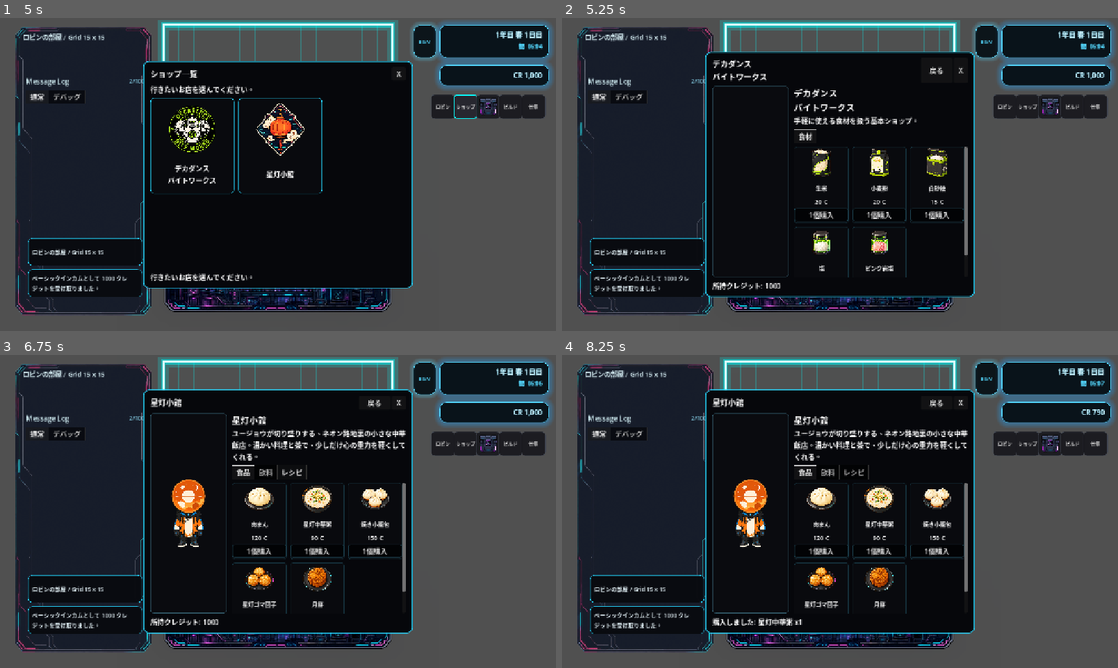
Above: before the commit, frames 1-4 (two rows, left to right).
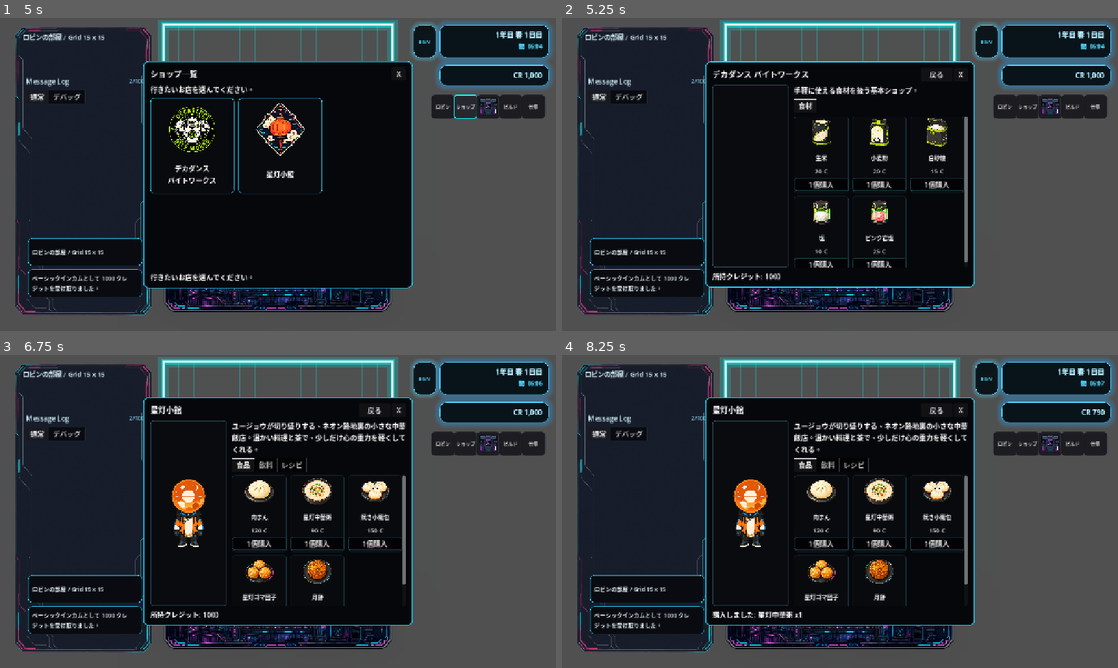
Above: after the commit, the same moments.

Repository: grimoire1089-coder/optimistic
Game: Godot game, scene res://Scenes/Boot/TitleScene.tscn
Two runs of this game, one before a commit and one after it. Both use one fixed random seed, a clock stepped at 60 frames per second and the inputs below. Sound files missing from this copy of the repository are replaced by a short silence.
Inputs (mouse positions are in pixels of both pictures, inside the frame that each line leads up to):
- Up to frame 1 (5 s): click "はじめる" at 0.5 s; click "BGM" at 1.25 s; click "OFF" at 2 s; click "ロビン" at 2.75 s; click "×" at 3.5 s; click "ショップ" at 4.25 s
- Up to frame 2 (5.25 s): click (756, 146) at 5.02 s
- Up to frame 3 (6.75 s): click "戻る" at 5.75 s; click (278, 483) at 6.52 s
- Up to frame 4 (8.25 s): click "1個購入" at 7.25 s; click "1個購入" at 8 s

Frame 1 is identical in both runs. In frame 2, 8.0% of the frame differs, in the area x 25-75%, y 10-90%; in frame 3, 9.0%; in frame 4, 9.1%.

Commit message:
Make shop detail title single line

Diff:
--- a/Scripts/UI/Shop/ShopMenuTwoLineCards.gd
+++ b/Scripts/UI/Shop/ShopMenuTwoLineCards.gd
@@ -50,3 +50,29 @@
 	card.add_child(name_label)
 
 	return button
+
+
+func _show_shop_detail(shop_index: int) -> void:
+	if shop_index < 0 or shop_index >= _shops.size():
+		_show_shop_list()
+		return
+
+	_selected_shop_index = shop_index
+	var shop := _shops[_selected_shop_index]
+	title_label.text = _single_line_shop_name(shop)
+	back_button.visible = true
+	shop_list_view.visible = false
+	shop_detail_view.visible = true
+	shop_name_label.text = ""
+	shop_name_label.visible = false
+	description_label.text = shop.description
+	_apply_shop_portrait(shop)
+	_play_shop_bgm(shop)
+	_setup_item_tabs(shop)
+	_refresh_item_grid(shop)
+
+
+func _single_line_shop_name(shop: ShopData) -> String:
+	if shop == null:
+		return ""
+	return shop.display_name.replace("\n", " ").strip_edges()
